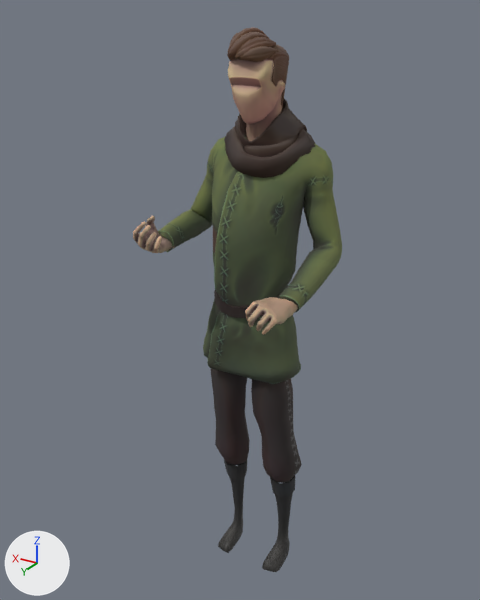
Renders of the FBX model 0_Final Exports/Player Character/ThirdPersonModel + Animation/SK_PlayCh.fbx from each side of a commit.
Rendered twice from a 50 mm lens placed at (-0.944, 1.644, 1.838), pointed at (0.039, 0.006, 1.018). Every picture has the same lights, and +X, +Y and +Z are marked at lower left. Both versions are drawn at the pose saved in each file; the numbers are the values there.

In view in the first picture: 'mc_body.001', 'mc_clothing.003', 'mc_clothing.004'.
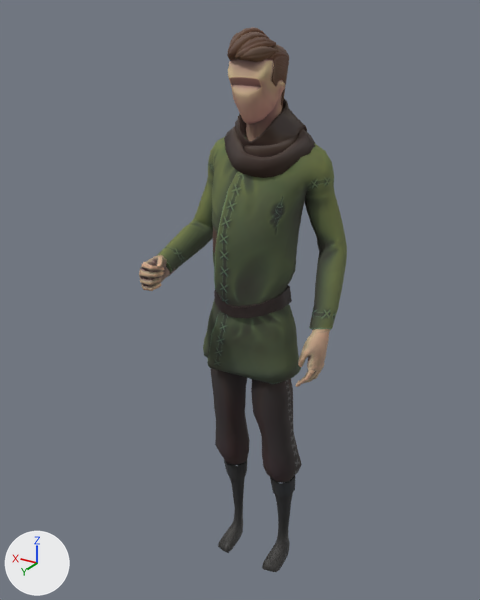
Pixel boxes [x1, y1, x2, y2] of what changed, in the pictures (480 x 600 px; the box of a moved part takes in the faces that stretch with it):
'mc_clothing.003', reshaped
    before: [158, 99, 342, 384]
    after: [157, 99, 347, 384]
'mc_body.001', reshaped (16% wider, 17% taller)
    before: [133, 27, 298, 335]
    after: [139, 27, 330, 387]
part 1 of me_hair_base1_001, moved or reshaped
    before: [245, 297, 298, 335]
    after: [295, 329, 330, 387]
part 2 of me_hair_base1_001, moved or reshaped
    before: [133, 216, 175, 253]
    after: [139, 255, 175, 291]
part 3 of me_low_body_003, moved or reshaped
    before: [158, 126, 342, 313]
    after: [157, 126, 347, 330]

Diff of the bpy script that builds the scene:
```diff
--- a/0_Final Exports/Player Character/ThirdPersonModel + Animation/SK_PlayCh.fbx.py
+++ b/0_Final Exports/Player Character/ThirdPersonModel + Animation/SK_PlayCh.fbx.py
@@ me_hair_base1_001 @@
 # used by ob_mc_body_001; location = (0.0, 0.0, 0.0)
-me_hair_base1_001.from_pydata(...)  # 5254 vertices, 5305 faces; spans x -0.233..0.25, y -0.122..0.296, z 1.072..1.806
+me_hair_base1_001.from_pydata(...)  # 5254 vertices, 5305 faces; spans x -0.264..0.225, y -0.122..0.305, z 0.817..1.806
+# me_hair_base1_001 part 1: 951 of 5254 vertices moved; they spanned x -0.233..-0.122, y 0.119..0.296, z 1.072..1.152 and now span x -0.264..-0.197, y -0.042..0.101, z 0.817..1.022; mean shift (-0.051, -0.214, -0.238); largest move (-0.214, 0.291, 1.096) -> (-0.24, 0.007, 0.842)
+# me_hair_base1_001 part 2: 951 of 5254 vertices moved; they spanned x 0.147..0.25, y 0.114..0.278, z 1.189..1.316 and now span x 0.128..0.225, y 0.153..0.305, z 1.119..1.215; mean shift (-0.031, 0.03, -0.097); largest move (0.199, 0.21, 1.315) -> (0.129, 0.279, 1.2)
 me_hair_base1_001.materials.append(mat_mc_body_002)
@@ me_low_body_003 @@
 # used by ob_mc_clothing_003; location = (0.0, 0.0, 0.0)
-me_low_body_003.from_pydata(...)  # 1823 vertices, 1678 faces; spans x -0.257..0.3, y -0.206..0.17, z 0.792..1.621
+me_low_body_003.from_pydata(...)  # 1823 vertices, 1678 faces; spans x -0.268..0.259, y -0.206..0.2, z 0.792..1.621
+# me_low_body_003 part 3: 633 of 1823 vertices moved; they spanned x -0.257..0.3, y -0.161..0.17, z 1.082..1.522 and now span x -0.268..0.259, y -0.166..0.2, z 0.971..1.521; mean shift (-0.013, -0.013, -0.021); largest move (-0.191, 0.166, 1.117) -> (-0.228, 0.012, 0.978)
 me_low_body_003.materials.append(mat_mc_clothing_002)
```
